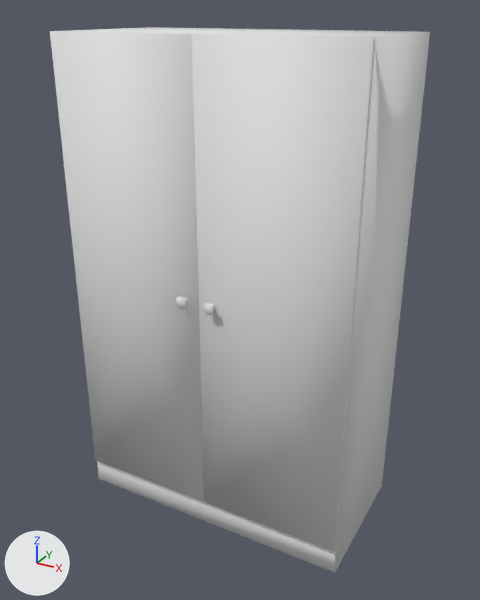
The OBJ model trunk/SweetHome3D/src/com/eteks/sweethome3d/io/resources/wardrobe.obj, before and after one commit.
The view is the same before and after, from a 50 mm camera at (1.022, -1.856, 0.721) aimed at (0.015, -0.025, -0.194). The axes (+X, +Y, +Z) are drawn at lower left. The lights are the same throughout. Where no turn or scale is listed for an object, it has been applied to the vertices. Vertices at the same position are counted once.

The older version as bpy lines, for what is in view:
```python
me_wardrobe = bpy.data.meshes.new('wardrobe')
me_wardrobe.from_pydata(...)  # 282 vertices, 544 faces; spans x -0.5..0.5, y -0.29..0.25, z -0.99..0.66
me_wardrobe.materials.append(mat_white)  # white #e7e7e7
ob_wardrobe = bpy.data.objects.new('wardrobe', me_wardrobe)
ob_wardrobe.location = (0.0, 0.0, 0.0)
```
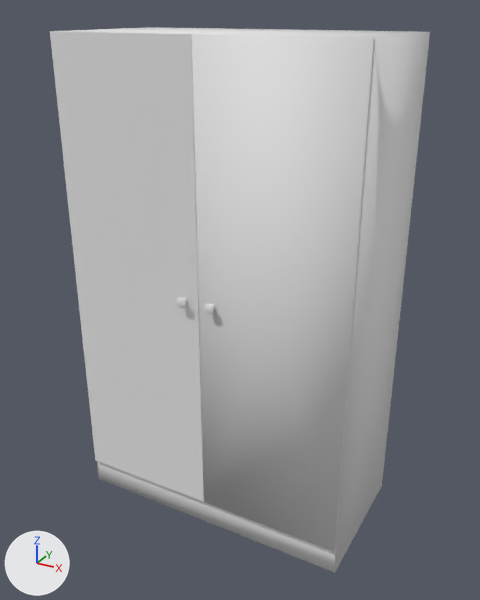
Pixel boxes (x1, y1, x2, y2) of what changed, in the pictures (480 x 600 px):
part 1 of me_wardrobe, built on: before (177, 301, 214, 315); after (176, 298, 215, 315)

Edits to the bpy script that builds the scene:
```text
Change me_wardrobe:
    used by ob_wardrobe; location = (0.0, 0.0, 0.0)
    remove me_wardrobe.from_pydata(...)  # 282 vertices, 544 faces; spans x -0.5..0.5, y -0.29..0.25, z -0.99..0.66
    add me_wardrobe.from_pydata(...)  # 474 vertices, 928 faces; spans x -0.5..0.5, y -0.29..0.25, z -0.99..0.66
    me_wardrobe part 1: 23 vertices moved within x -0.06..0.06, y -0.29..-0.27, z -0.13..-0.11; 4 vertices removed from x -0.06..0.06, y -0.29, z -0.14; 196 vertices added at x -0.07..0.07, y -0.29..-0.27, z -0.13..-0.1
```
